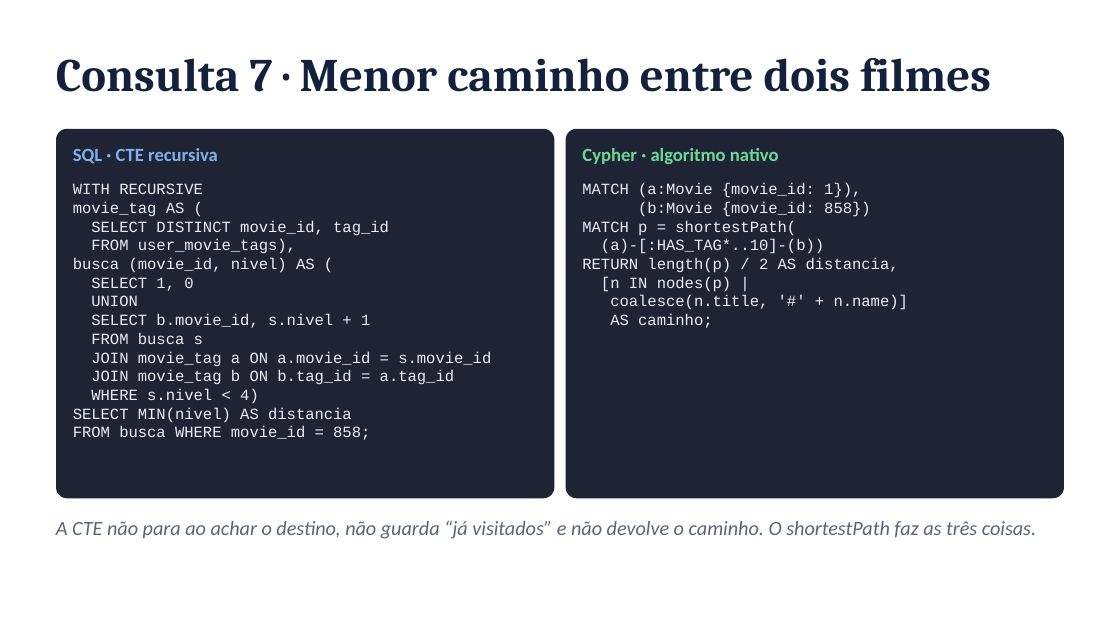
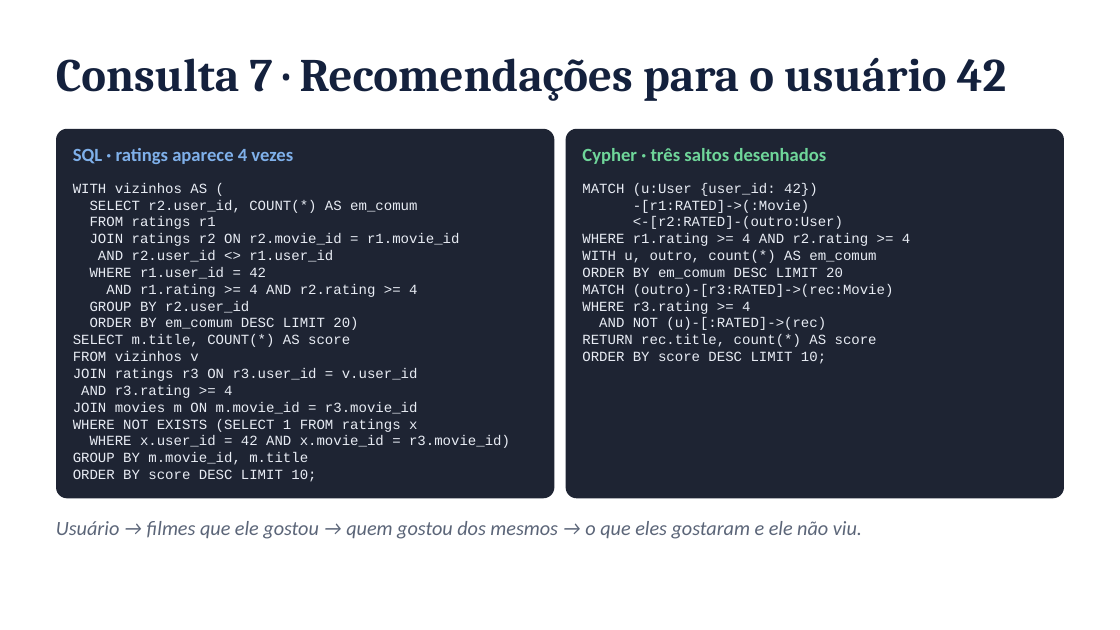
Before and after one commit to FineiasAntonio/BancoDeDados, a slide deck: slide 13 of docs/apresentacao.pptx (slide 10 before the commit). Drawn at 1120x630 pixels with LibreOffice and Linux fonts; fonts in the diff are those of the drawing. Boxes give left, top, right and bottom in pixels: in the first picture for what was removed or moved away, otherwise in the second. Text is boxed around its words. In the diff, an @@ line names an element or a change of style, - is before the commit and + after.

```diff
--- a/docs/apresentacao.pptx
+++ b/docs/apresentacao.pptx
@@ text at (56,58,1006,101): text changed @@
-Consulta 7 · Menor caminho entre dois filmes
+Consulta 7 · Recomendações para o usuário 42
@@ text at (73,148,293,164): text changed @@
-SQL · CTE recursiva
+SQL · ratings aparece 4 vezes
@@ text at (582,148,827,164): text changed @@
-Cypher · algoritmo nativo
+Cypher · três saltos desenhados
@@ text at (73,183,510,482): text changed; size 10 to 9 pt @@
-WITH RECURSIVE
-movie_tag AS (
-SELECT DISTINCT movie_id, tag_id
-FROM user_movie_tags),
-busca (movie_id, nivel) AS (
-SELECT 1, 0
-UNION
-SELECT b.movie_id, s.nivel + 1
-FROM busca s
-JOIN movie_tag a ON a.movie_id = s.movie_id
-JOIN movie_tag b ON b.tag_id = a.tag_id
-WHERE s.nivel < 4)
-SELECT MIN(nivel) AS distancia
-FROM busca WHERE movie_id = 858;
+WITH vizinhos AS (
+SELECT r2.user_id, COUNT(*) AS em_comum
+FROM ratings r1
+JOIN ratings r2 ON r2.movie_id = r1.movie_id
+AND r2.user_id <> r1.user_id
+WHERE r1.user_id = 42
+AND r1.rating >= 4 AND r2.rating >= 4
+GROUP BY r2.user_id
+ORDER BY em_comum DESC LIMIT 20)
+SELECT m.title, COUNT(*) AS score
+FROM vizinhos v
+JOIN ratings r3 ON r3.user_id = v.user_id
+AND r3.rating >= 4
+JOIN movies m ON m.movie_id = r3.movie_id
+WHERE NOT EXISTS (SELECT 1 FROM ratings x
+WHERE x.user_id = 42 AND x.movie_id = r3.movie_id)
+GROUP BY m.movie_id, m.title
+ORDER BY score DESC LIMIT 10;
@@ text at (582,183,910,364): text changed; size 10 to 9 pt @@
-MATCH (a:Movie {movie_id: 1}),
-(b:Movie {movie_id: 858})
-MATCH p = shortestPath(
-(a)-[:HAS_TAG*..10]-(b))
-RETURN length(p) / 2 AS distancia,
-[n IN nodes(p) |
-coalesce(n.title, '#' + n.name)]
-AS caminho;
+MATCH (u:User {user_id: 42})
+-[r1:RATED]->(:Movie)
+<-[r2:RATED]-(outro:User)
+WHERE r1.rating >= 4 AND r2.rating >= 4
+WITH u, outro, count(*) AS em_comum
+ORDER BY em_comum DESC LIMIT 20
+MATCH (outro)-[r3:RATED]->(rec:Movie)
+WHERE r3.rating >= 4
+AND NOT (u)-[:RATED]->(rec)
+RETURN rec.title, count(*) AS score
+ORDER BY score DESC LIMIT 10;
@@ text at (56,521,862,539): text changed @@
-A CTE não para ao achar o destino, não guarda “já visitados” e não devolve o caminho. O shortestPath faz as três coisas.
+Usuário → filmes que ele gostou → quem gostou dos mesmos → o que eles gostaram e ele não viu.
```
Also in this commit, not shown: 4 other slides changed, 1 slide added, 2 slides removed, 6 other files.
